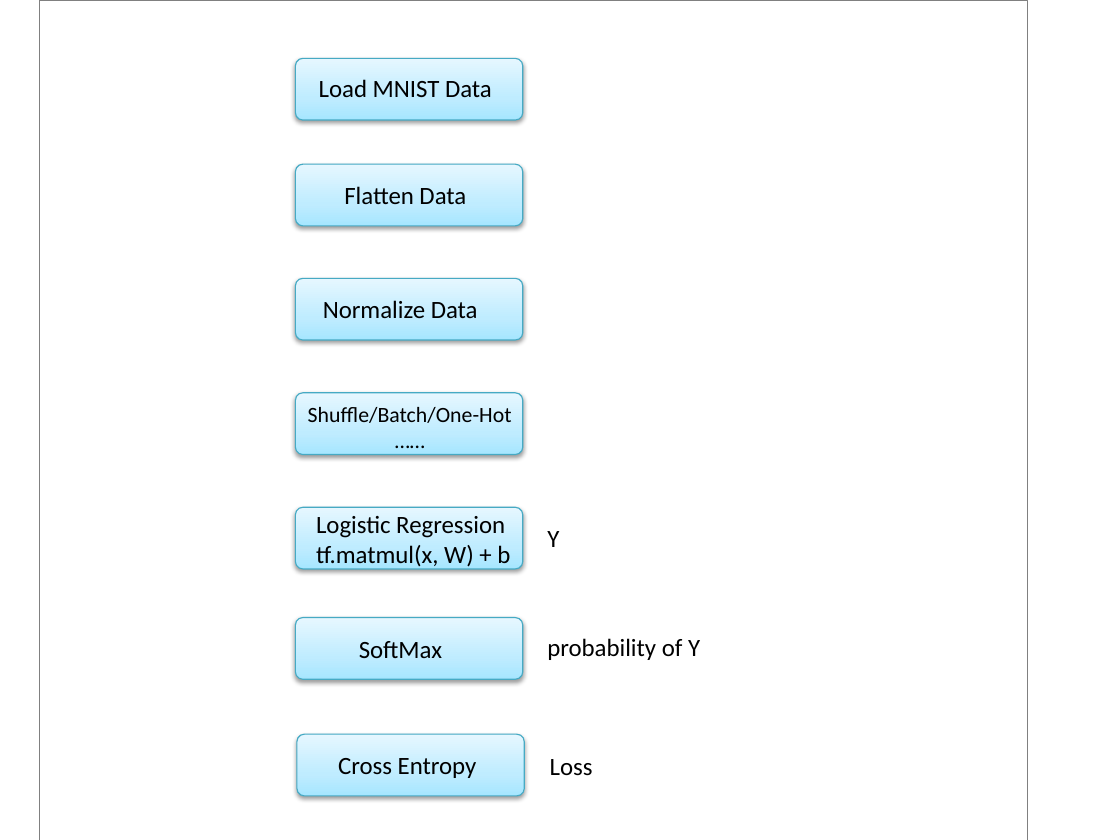
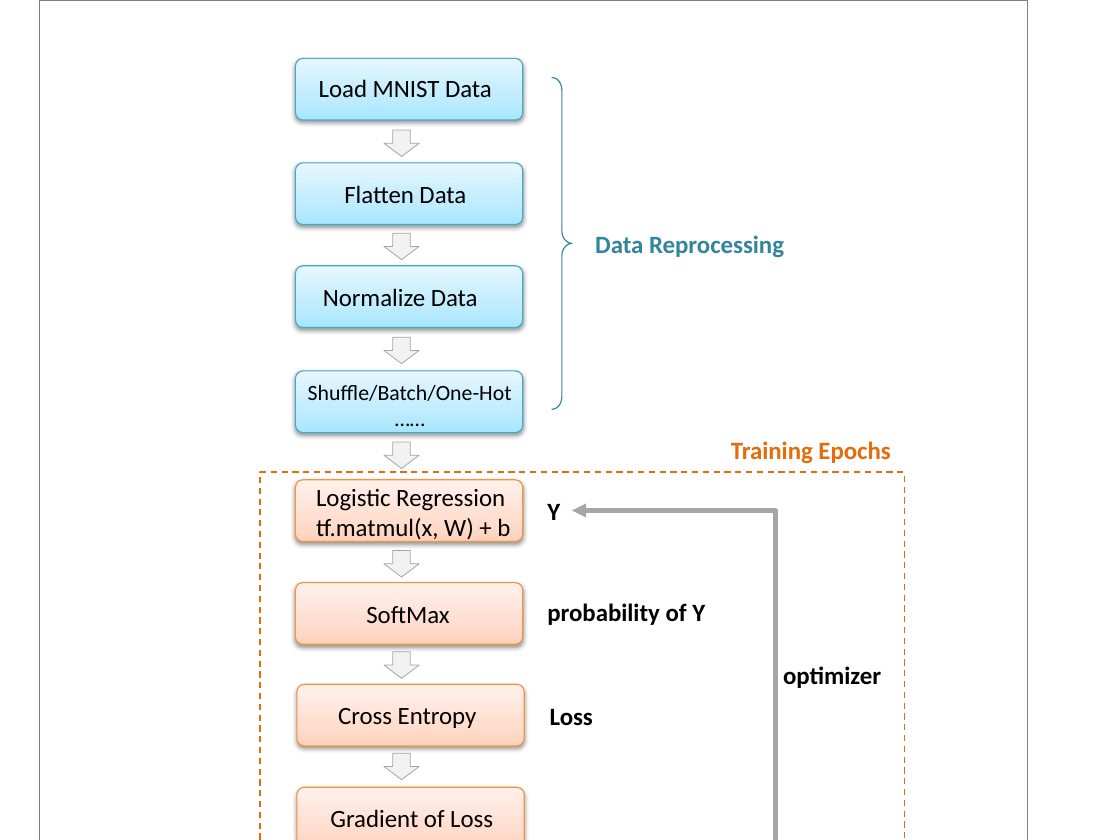
Before and after one commit to zhamppx97/TensorFlow.NET-Tutorials, a slide deck: slide 19 of ppt/tf.reduce_mean.pptx. Drawn at 1120x840 pixels with LibreOffice and Linux fonts; fonts in the diff are those of the drawing. Boxes give left, top, right and bottom in pixels: in the first picture for what was removed or moved away, otherwise in the second. Text is boxed around its words. In the diff, an @@ line names an element or a change of style, - is before the commit and + after.

Commit message:
complete process chart of logistic regression

```diff
--- a/ppt/tf.reduce_mean.pptx
+++ b/ppt/tf.reduce_mean.pptx
@@ right brace added at box(552, 77, 572, 409), outline #31859C 0.75 pt @@
@@ down arrow added at box(384, 130, 419, 157), fill #F2F2F2, outline #A6A6A6 0.5 pt @@
@@ down arrow added at box(384, 233, 419, 260), fill #F2F2F2, outline #A6A6A6 0.5 pt @@
@@ text added at box(595, 235, 784, 257), 16 pt, text #31859C, bold @@
+Data Reprocessing
@@ rounded rectangle: place and size @@
-rounded rectangle at box(296, 279, 523, 340)
+rounded rectangle at box(296, 265, 523, 327)
@@ text "Normalize Data": place and size @@
-text "Normalize Data" at box(323, 300, 478, 319)
+text "Normalize Data" at box(323, 288, 478, 307)
@@ down arrow added at box(384, 337, 419, 364), fill #F2F2F2, outline #A6A6A6 0.5 pt @@
@@ text "Shuffle/Batch/One-Hot": place and size @@
-text "Shuffle/Batch/One-Hot" at box(308, 407, 512, 423)
+text "Shuffle/Batch/One-Hot" at box(308, 385, 512, 401)
@@ rounded rectangle: place and size @@
-rounded rectangle at box(296, 393, 523, 455)
+rounded rectangle at box(296, 371, 523, 432)
@@ down arrow added at box(384, 442, 419, 469), fill #F2F2F2, outline #A6A6A6 0.5 pt @@
@@ text added at box(731, 441, 890, 464), 16 pt, text #E46C0A, bold @@
+Training Epochs
@@ rectangle added at box(260, 473, 904, 840), outline #E46C0A 1 pt dashed @@
@@ rounded rectangle: place and size @@
-rounded rectangle at box(296, 507, 523, 569)
+rounded rectangle at box(296, 479, 523, 541)
@@ text "Logistic Regression": place and size @@
-text "Logistic Regression" at box(316, 516, 510, 569)
+text "Logistic Regression" at box(316, 489, 510, 540)
@@ text "Y": place and size @@
-text "Y" at box(547, 531, 559, 547)
+text "Y" at box(547, 504, 560, 520)
@@ elbow arrow added from (529, 840) to (572, 511), #A6A6A6 3 pt @@
@@ down arrow added at box(384, 551, 419, 578), fill #F2F2F2, outline #A6A6A6 0.5 pt @@
@@ rounded rectangle: place and size @@
-rounded rectangle at box(296, 617, 523, 679)
+rounded rectangle at box(296, 582, 523, 644)
@@ text "SoftMax": place and size @@
-text "SoftMax" at box(359, 641, 442, 658)
+text "SoftMax" at box(366, 606, 449, 623)
@@ text "probability of Y": place and size @@
-text "probability of Y" at box(547, 638, 700, 660)
+text "probability of Y" at box(547, 603, 705, 625)
@@ down arrow added at box(384, 652, 419, 679), fill #F2F2F2, outline #A6A6A6 0.5 pt @@
@@ 2 texts, 1 rounded rectangle: place and size @@
-2 texts, 1 rounded rectangle at box(297, 735, 593, 796)
+2 texts, 1 rounded rectangle at box(297, 684, 593, 746)
@@ fill gradient #A7E6FF to #C1EDFF to #E7F8FF to gradient #FFD2BD to #FFDED0 to #FFF2ED; outline #46AAC5 0.75 pt to #F69240 0.75 pt in 3 elements at box(296, 479, 523, 541), box(296, 582, 523, 644), box(297, 684, 524, 746) @@
@@ text added at box(783, 666, 881, 688), 16 pt, text #000000, bold @@
+optimizer
@@ bold on in 3 elements at box(547, 504, 560, 520), box(547, 603, 705, 625), box(550, 709, 593, 726) @@
@@ down arrow added at box(384, 754, 419, 781), fill #F2F2F2, outline #A6A6A6 0.5 pt @@
@@ rounded rectangle added at box(297, 787, 524, 840), fill gradient #FFD2BD to #FFDED0 to #FFF2ED, outline #F69240 0.75 pt @@
@@ text added at box(330, 809, 493, 828), 16 pt, text #000000 @@
+Gradient of Loss
```
Also in this commit, not shown: 2 other files.
